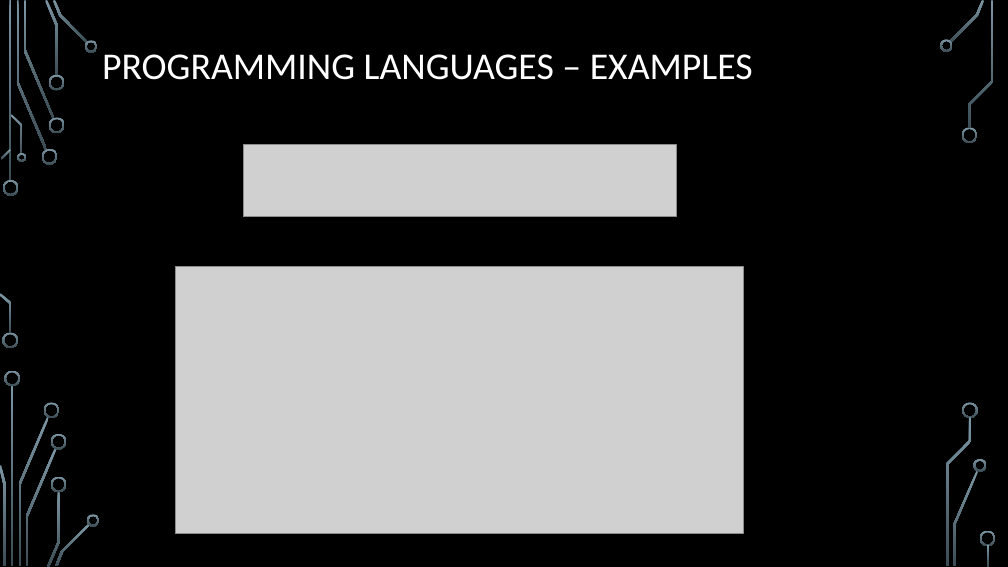
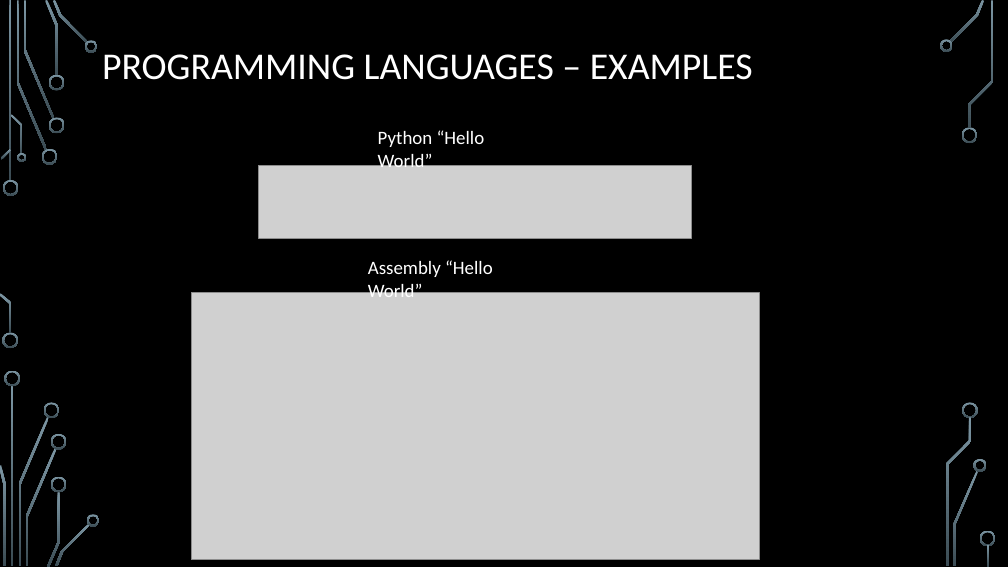
Before and after one commit to william-estes/youtube, a slide deck: slide 7 of lecture_1/Lecture_1.pptx (slide 6 before the commit). Drawn at 1008x567 pixels with LibreOffice and Linux fonts; fonts in the diff are those of the drawing; grey boxes stand for pictures; background and template pictures are left out. Boxes give left, top, right and bottom in pixels: in the first picture for what was removed or moved away, otherwise in the second. Text is boxed around its words. In the diff, an @@ line names an element or a change of style, - is before the commit and + after.

```diff
--- a/lecture_1/Lecture_1.pptx
+++ b/lecture_1/Lecture_1.pptx
@@ text added at (378, 130, 485, 172), 18 pt, text #FFFFFF @@
+Python “Hello World”
@@ picture: place and size @@
-picture at (243, 144, 677, 217)
+picture at (259, 166, 692, 238)
@@ text added at (368, 260, 493, 297), 18 pt, text #FFFFFF @@
+Assembly “Hello World”
@@ picture: place and size @@
-picture at (175, 267, 743, 534)
+picture at (191, 293, 759, 560)
```
Also in this commit, not shown: 6 other slides changed, 3 slides added, 1 other file.
